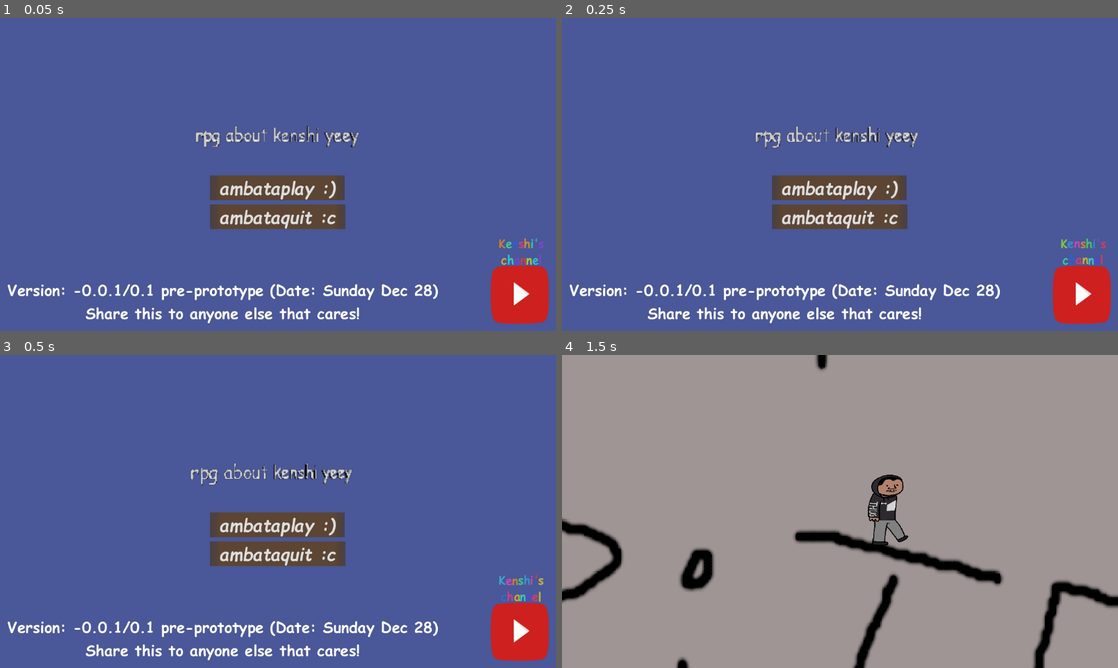
Above: before the commit, frames 1-4 (two rows, left to right).
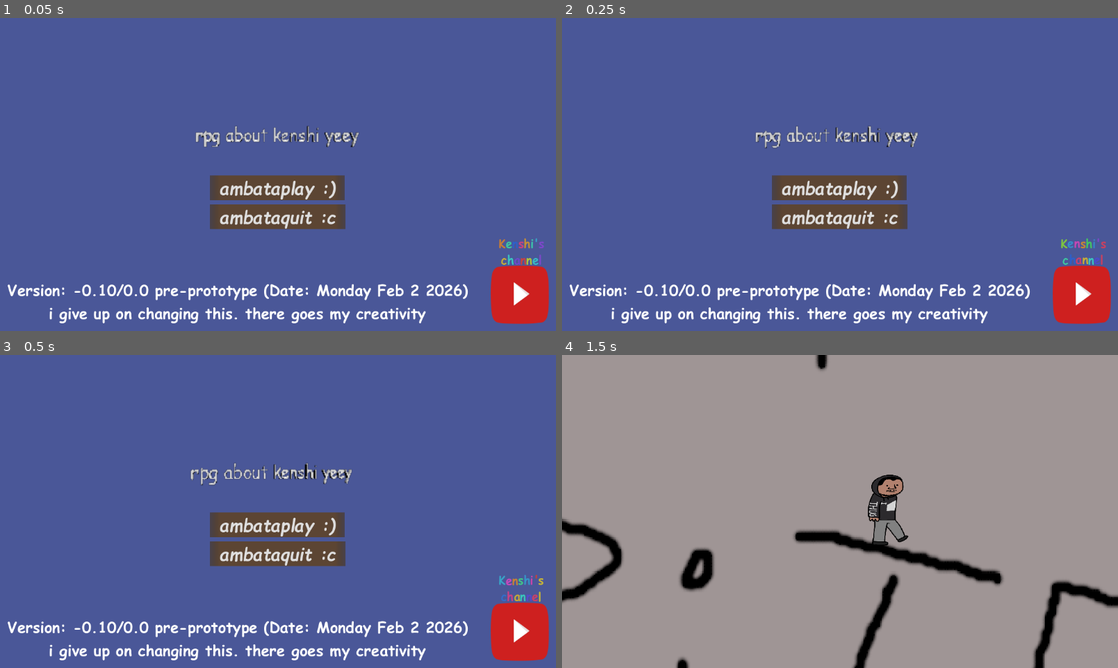
Above: after the commit, the same moments.

Repository: hukultan/-SUPER-Kenshi_RPG
Game: Godot game, scene res://scenes/new_main.tscn
Two runs of this game, one before a commit and one after it. Both use one fixed random seed, a clock stepped at 60 frames per second and the inputs below. Sound files missing from this copy of the repository are replaced by a short silence.
Inputs:
- Up to frame 1 (0.05 s): no input
- Up to frame 2 (0.25 s): no input
- Up to frame 3 (0.5 s): no input
- Up to frame 4 (1.5 s): click "ambataplay :)" at 0.5 s; tap Enter (ui_accept) at 1.25 s; hold D (right) from 1.28 s (still down); hold Shift (run) from 1.28 s (still down)

The runs differ from the first frame. In frame 1, 2.8% of the frame differs, in the area x 8-85%, y 84-98%; in frame 2, 2.8%; in frame 3, 2.8%; in frame 4, nothing differs.

Commit message:
version text udated in new_main scene (i forgot to do so when pushing the prior commits)

Diff:
--- a/scenes/new_main.tscn
+++ b/scenes/new_main.tscn
@@ -165,8 +165,8 @@
 size_flags_vertical = 8
 theme_override_fonts/font = ExtResource("4_40j5d")
 theme_override_font_sizes/font_size = 31
-text = "Version: -0.0.1/0.1 pre-prototype (Date: Sunday Dec 28)
-Share this to anyone else that cares!"
+text = "Version: -0.10/0.0 pre-prototype (Date: Monday Feb 2 2026)
+i give up on changing this. there goes my creativity"
 horizontal_alignment = 1
 
 [node name="QuitAudio" type="AudioStreamPlayer" parent="Control"]
